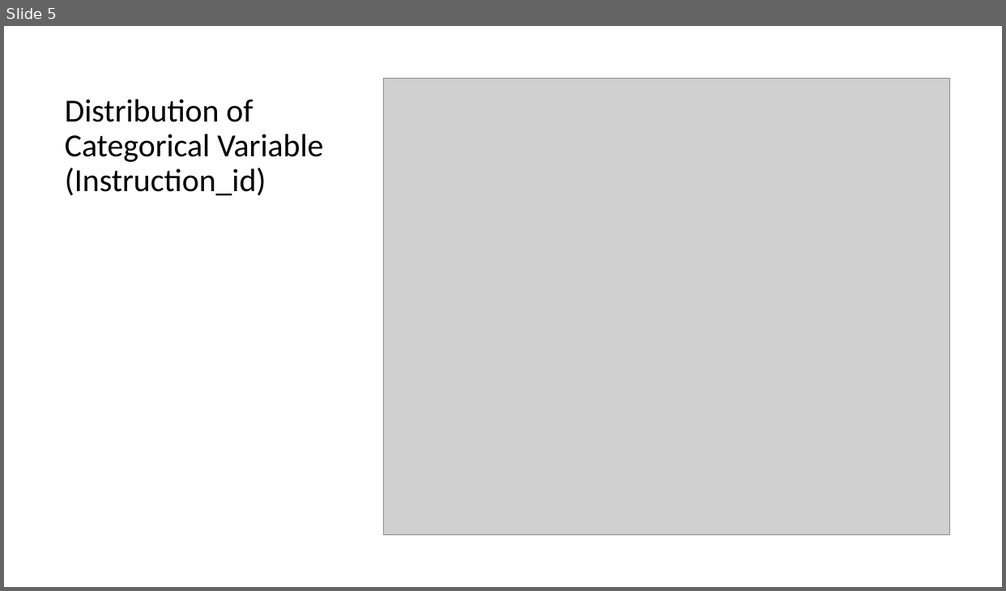
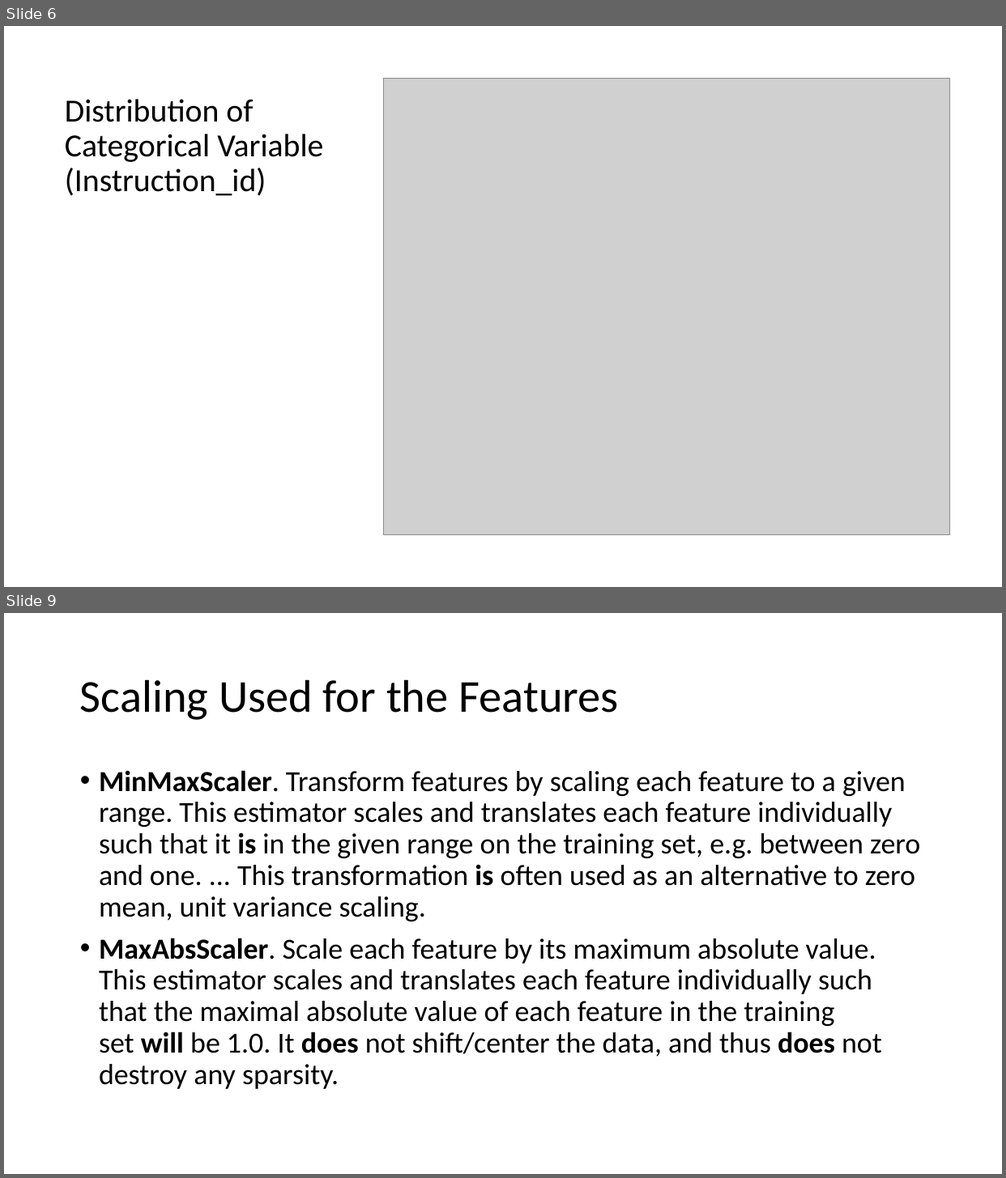
Before and after one commit to CSML1010-3-2020/NLPCourseProject, a slide deck: CSML1010_Group3_Project_Milestone01.pptx. Shown one above the other, each under a label of ours: slide 5 before the commit, slides 6 and 9 after it; the slides between them are not shown. The pictures are 1006x591 and 1006x1178 pixels, drawn with LibreOffice and Linux fonts; fonts in the diff are those of the drawing; grey boxes stand for pictures. Boxes give left, top, right and bottom in pixels: in the first picture for what was removed or moved away, otherwise in the second. Text is boxed around its words. In the diff, an @@ line names an element or a change of style, - is before the commit and + after.

```diff
--- a/CSML1010_Group3_Project_Milestone01.pptx
+++ b/CSML1010_Group3_Project_Milestone01.pptx
@@ slide 9 added at <box>4,613,1002,1174</box>, background #FFFFFF @@
@@ title added at <box>80,679,618,720</box>, 44 pt, text #000000 @@
+Scaling Used for the Features
@@ text added at <box>99,770,920,1089</box>, 28 pt, text #000000 @@
+• MinMaxScaler. Transform features by scaling each feature to a given range. This estimator scales and translates each feature individually such that it is in the given range on the training set, e.g. between zero and one. ... This transformation is often used as an alternative to zero mean, unit variance scaling.
+• MaxAbsScaler. Scale each feature by its maximum absolute value. This estimator scales and translates each feature individually such that the maximal absolute value of each feature in the training set will be 1.0. It does not shift/center the data, and thus does not destroy any sparsity.
@@ what was slide 5 is now slide 6 @@
```
Also in this commit, not shown: 12 slides changed, 6 other slides added.
